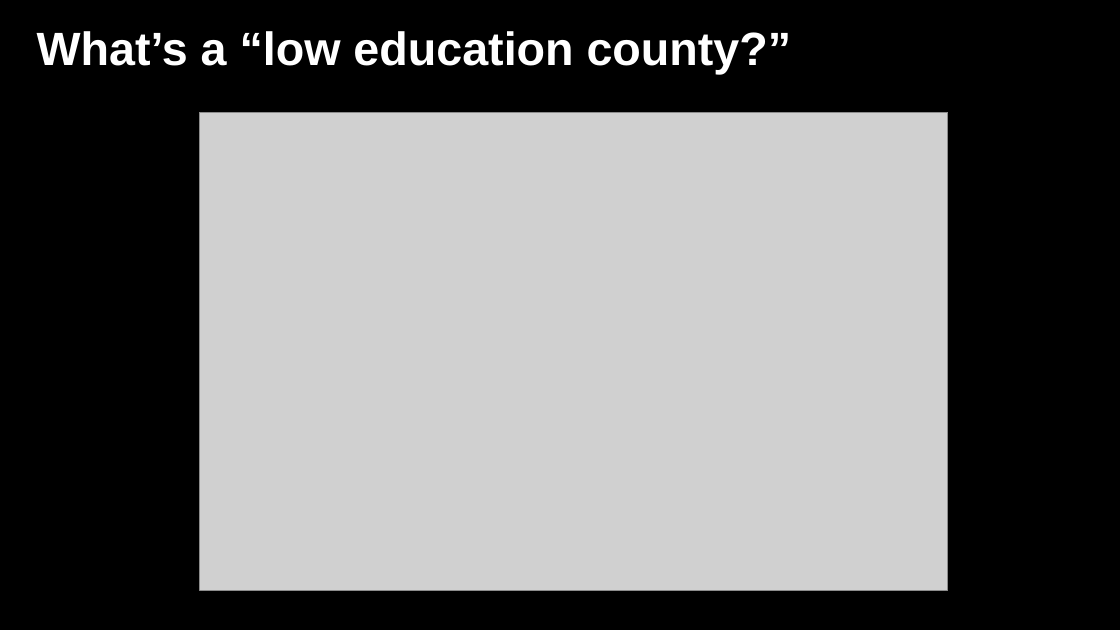
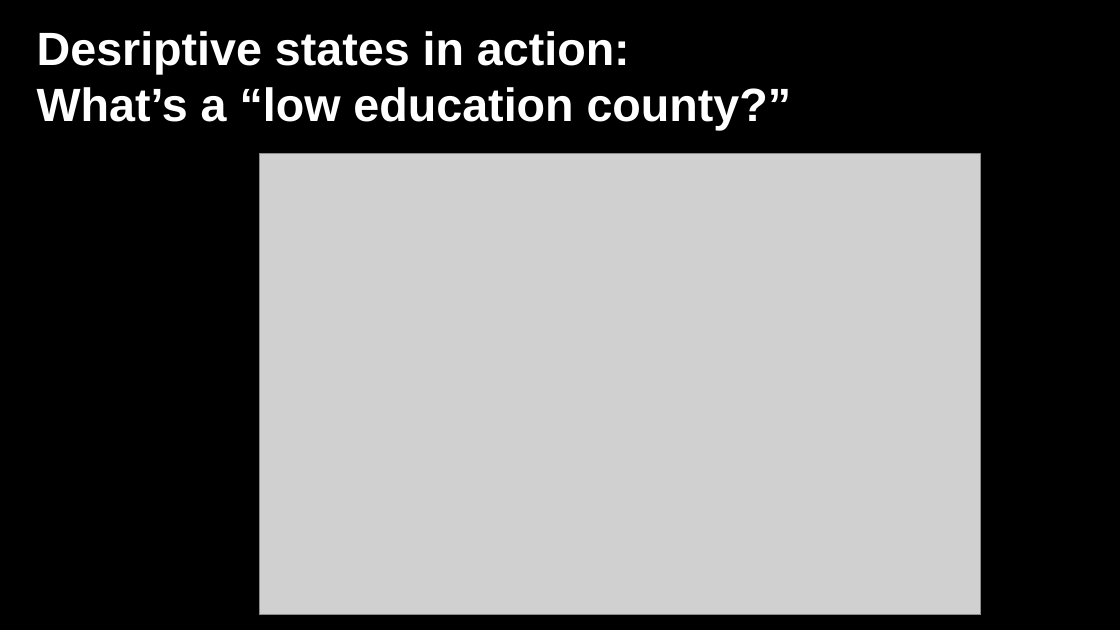
Before and after one commit to jshannon75/geog4300, a slide deck: slide 10 of in_class_slides/geog4300_W03-1 Classification and descriptive stats.pptx (slide 12 before the commit). Drawn at 1120x630 pixels with LibreOffice and Linux fonts; fonts in the diff are those of the drawing; grey boxes stand for pictures; background and template pictures are left out. Boxes give left, top, right and bottom in pixels: in the first picture for what was removed or moved away, otherwise in the second. Text is boxed around its words. In the diff, an @@ line names an element or a change of style, - is before the commit and + after.

```diff
--- a/in_class_slides/geog4300_W03-1 Classification and descriptive stats.pptx
+++ b/in_class_slides/geog4300_W03-1 Classification and descriptive stats.pptx
@@ text at (37, 31, 630, 75): paragraph added @@
+Desriptive states in action:
@@ picture: place and size @@
-picture at (200, 112, 949, 590)
+picture at (260, 154, 981, 615)
```
Also in this commit, not shown: 1 other slide changed, 4 slides added, 5 slides removed, 1 other file.
